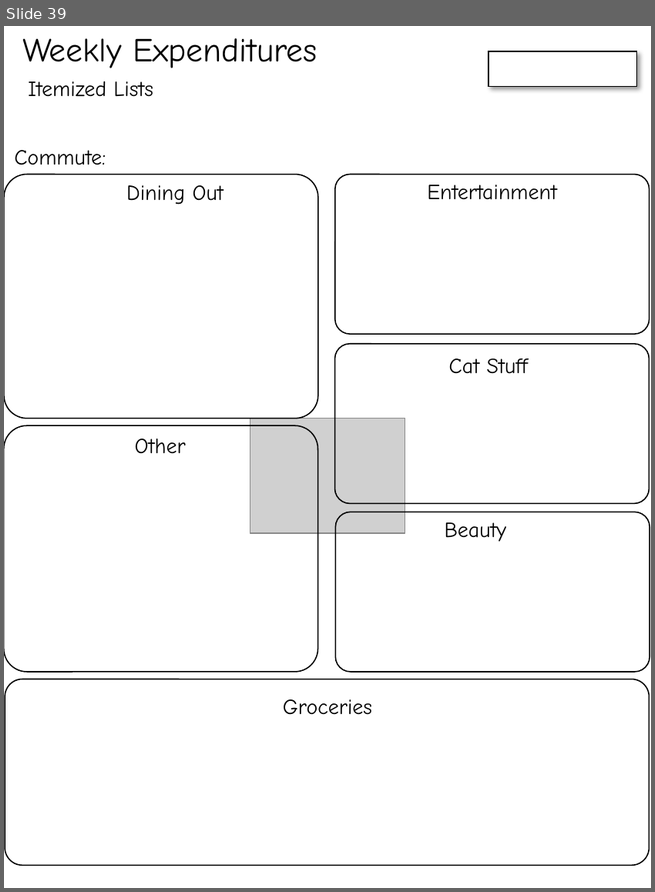
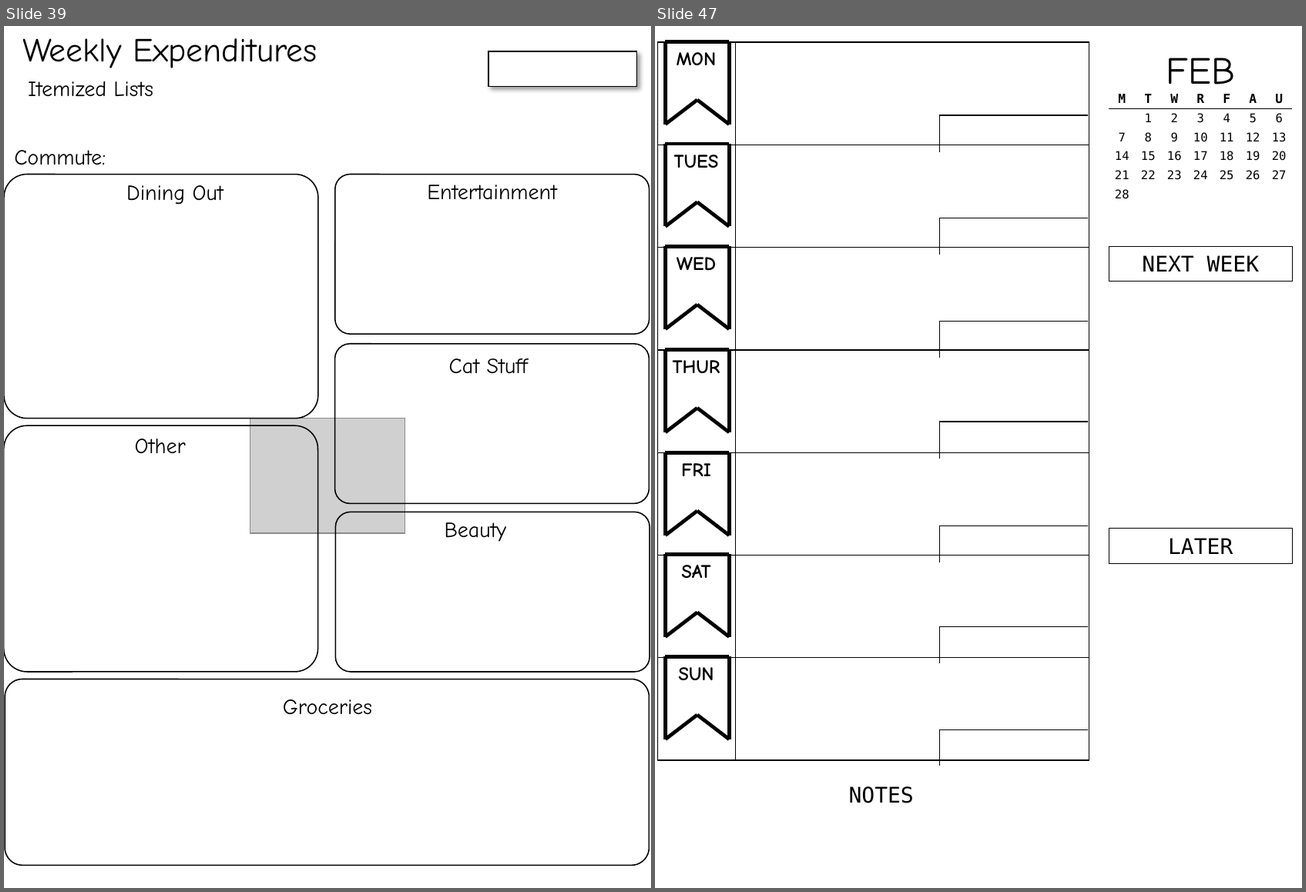
Before and after one commit to cds70409/cds70409.github.io, a slide deck: bujo_printouts.pptx. Shown side by side, each under a label of ours: slide 39 before the commit, slides 39 and 47 after it; the slides between them are not shown. The pictures are 655x892 and 1306x892 pixels, drawn with LibreOffice and Linux fonts; fonts in the diff are those of the drawing; grey boxes stand for pictures. Boxes give left, top, right and bottom in pixels: in the first picture for what was removed or moved away, otherwise in the second. Text is boxed around its words. In the diff, an @@ line names an element or a change of style, - is before the commit and + after.

```diff
--- a/bujo_printouts.pptx
+++ b/bujo_printouts.pptx
@@ slide 47 added at bbox=[655, 26, 1302, 888], background #FFFFFF @@
@@ table added at bbox=[657, 42, 1089, 761], 7 rows, 2 columns @@
+ | 
+ | 
+ | 
+ | 
+ | 
+ | 
+ | 
@@ group added at bbox=[665, 41, 729, 125]: 5 lines, 1 text @@
+MON
@@ text added at bbox=[1166, 58, 1235, 96], 32 pt, text #000000 @@
+FEB
@@ table added at bbox=[1109, 90, 1289, 205], 6 rows, 7 columns @@
+M | T | W | R | F | A | U
+ | 1 | 2 | 3 | 4 | 5 | 6
+7 | 8 | 9 | 10 | 11 | 12 | 13
+14 | 15 | 16 | 17 | 18 | 19 | 20
+21 | 22 | 23 | 24 | 25 | 26 | 27
+28 |  |  |  |  |  | 
@@ table added at bbox=[940, 115, 1089, 146], 1 rows, 1 columns @@
+
@@ group added at bbox=[665, 144, 729, 227]: 5 lines, 1 text @@
+TUES
@@ table added at bbox=[940, 218, 1089, 249], 1 rows, 1 columns @@
+
@@ rectangle added at bbox=[1109, 246, 1293, 280], outline #000000 0.75 pt, 18 pt, text #000000 @@
+NEXT WEEK
@@ group added at bbox=[665, 247, 729, 329]: 5 lines, 1 text @@
+WED
@@ table added at bbox=[940, 321, 1089, 351], 1 rows, 1 columns @@
+
@@ group added at bbox=[665, 350, 729, 433]: 5 lines, 1 text @@
+THUR
@@ table added at bbox=[940, 422, 1089, 452], 1 rows, 1 columns @@
+
@@ group added at bbox=[665, 453, 729, 536]: 5 lines, 1 text @@
+FRI
@@ table added at bbox=[940, 526, 1089, 557], 1 rows, 1 columns @@
+
@@ rectangle added at bbox=[1109, 529, 1293, 563], outline #000000 0.75 pt, 18 pt, text #000000 @@
+LATER
@@ group added at bbox=[665, 555, 729, 637]: 5 lines, 1 text @@
+SAT
@@ table added at bbox=[940, 627, 1089, 657], 1 rows, 1 columns @@
+
@@ group added at bbox=[665, 657, 729, 739]: 5 lines, 1 text @@
+SUN
@@ table added at bbox=[940, 730, 1089, 760], 1 rows, 1 columns @@
+
@@ text added at bbox=[849, 787, 914, 804], 18 pt, text #000000 @@
+NOTES
```
Also in this commit, not shown: 8 other slides added.
